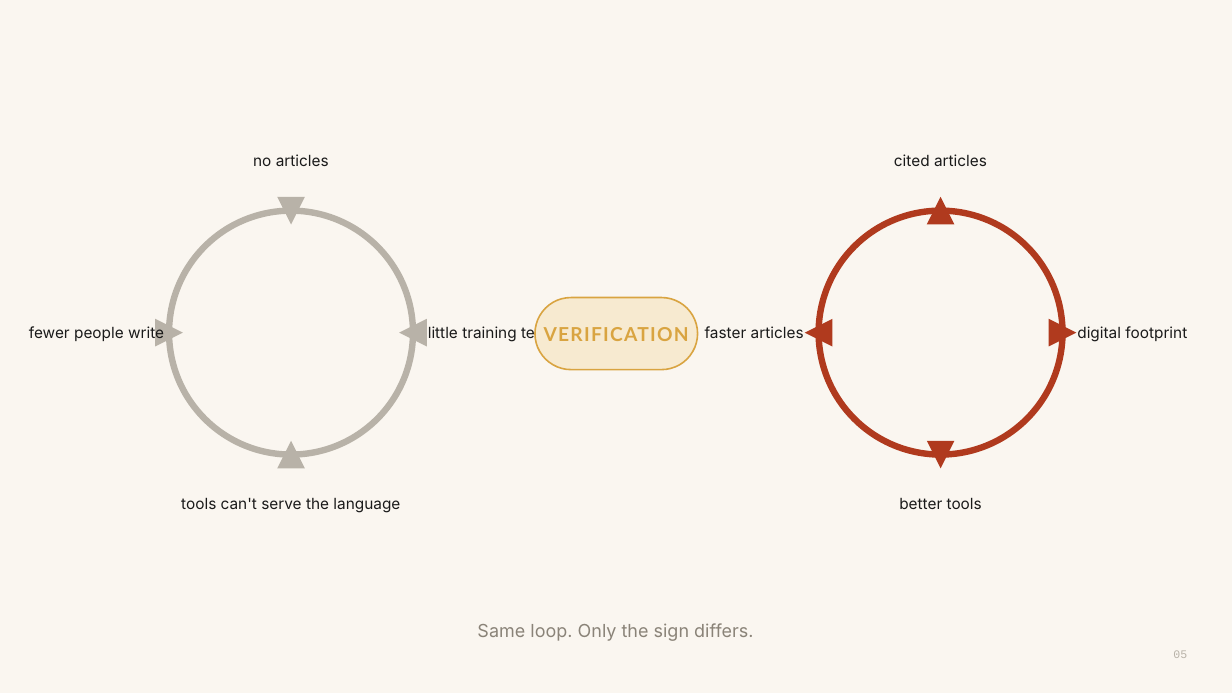
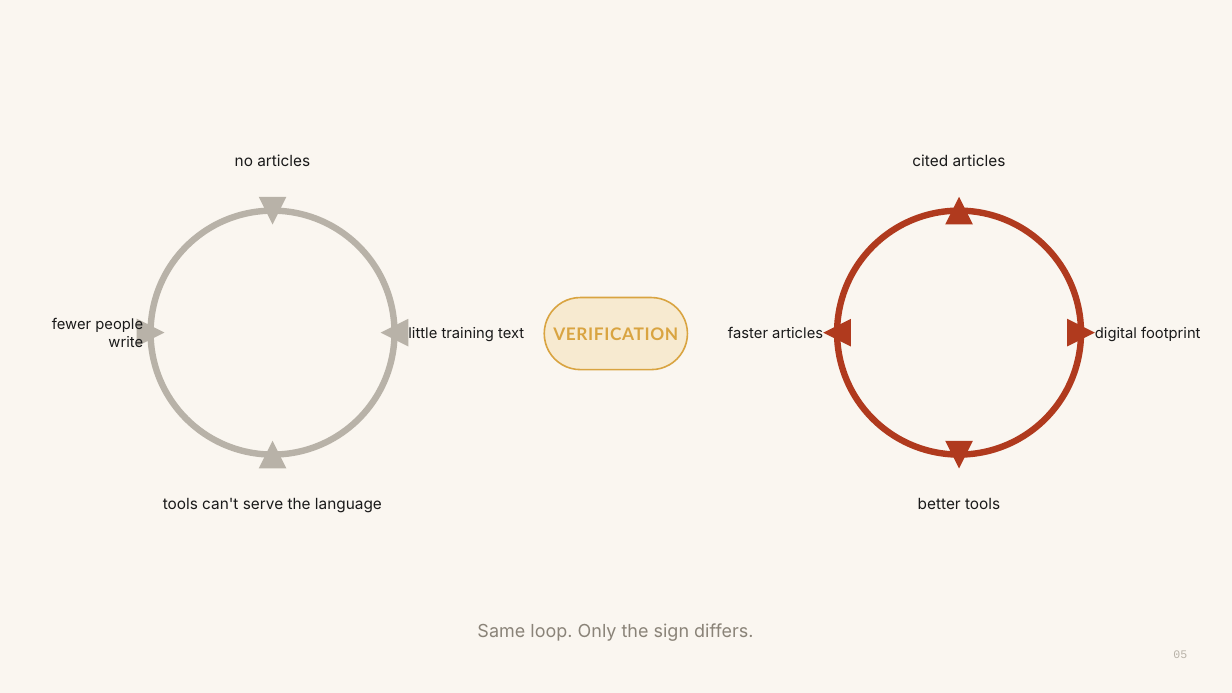
Before and after one commit to WeBuddhist/21-taras-rails, a slide deck: slide 5 of 0-INBOX/presentation-humanities-2026/verification-deck.pptx. Drawn at 1232x693 pixels with LibreOffice and Linux fonts; fonts in the diff are those of the drawing. Boxes give left, top, right and bottom in pixels: in the first picture for what was removed or moved away, otherwise in the second. Text is boxed around its words. In the diff, an @@ line names an element or a change of style, - is before the commit and + after.

```diff
--- a/0-INBOX/presentation-humanities-2026/verification-deck.pptx
+++ b/0-INBOX/presentation-humanities-2026/verification-deck.pptx
@@ size 12 to 11.5 pt in 4 elements at (1095,326,1200,341), (52,317,143,347), (728,326,823,338), (408,327,524,341) @@
@@ text "little training text": place and size @@
-text "little training text" at (428,325,548,343)
+text "little training text" at (408,327,524,341)
@@ text "VERIFICATION": place and size @@
-text "VERIFICATION" at (544,327,689,341)
+text "VERIFICATION" at (553,327,678,340)
@@ text "VERIFICATION" at (553,327,678,340): size 15 to 13.5 pt, letter spacing 1 to 0.5 pt @@
@@ rounded rectangle: place and size @@
-rounded rectangle at (535,298,698,370)
+rounded rectangle at (544,298,688,370)
@@ text "faster articles": place and size @@
-text "faster articles" at (705,326,804,338)
+text "faster articles" at (728,326,823,338)
@@ text "digital footprint": place and size @@
-text "digital footprint" at (1077,326,1187,342)
+text "digital footprint" at (1095,326,1200,341)
@@ 4 triangles, 2 texts, 1 ellipse: place and size @@
-4 triangles, 2 texts, 1 ellipse at (155,154,427,513)
+4 triangles, 2 texts, 1 ellipse at (137,154,409,513)
@@ 4 triangles, 2 texts, 1 ellipse: place and size @@
-4 triangles, 2 texts, 1 ellipse at (805,154,1077,509)
+4 triangles, 2 texts, 1 ellipse at (823,154,1095,509)
```
Also in this commit, not shown: 10 other slides changed.
